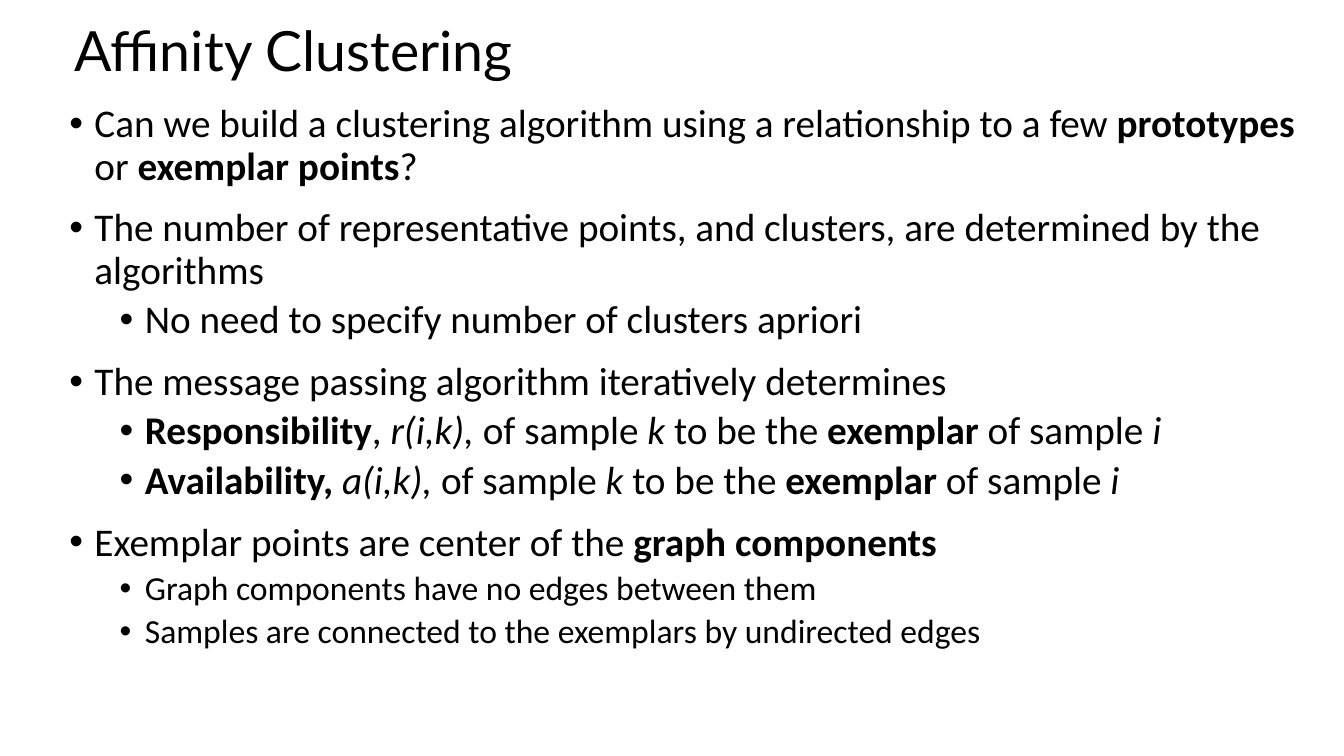
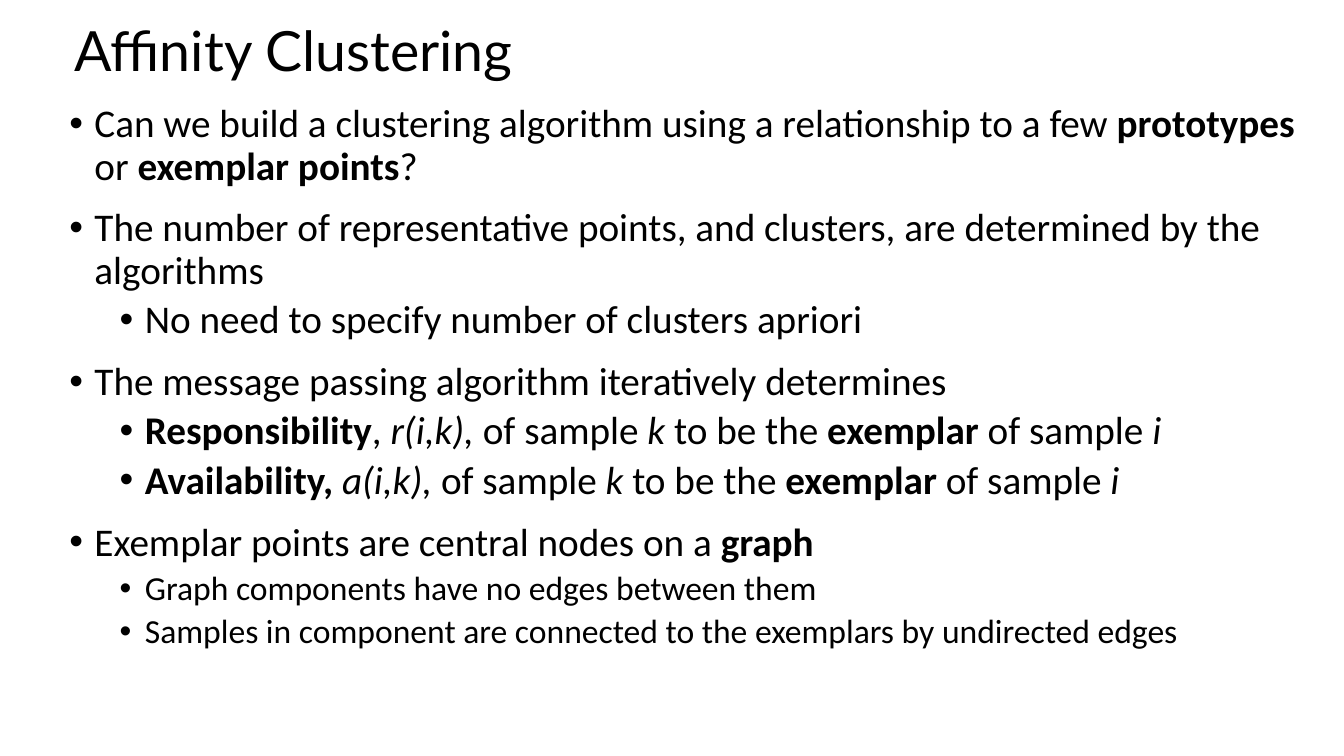
Before and after one commit to StephenElston/CSCI-E-108, a slide deck: slide 45 of slides/6_IntroductionToClustering.pptx. Drawn at 1344x756 pixels with LibreOffice and Linux fonts; fonts in the diff are those of the drawing. Boxes give left, top, right and bottom in pixels: in the first picture for what was removed or moved away, otherwise in the second. Text is boxed around its words. In the diff, an @@ line names an element or a change of style, - is before the commit and + after.

```diff
--- a/slides/6_IntroductionToClustering.pptx
+++ b/slides/6_IntroductionToClustering.pptx
@@ text at <box>94,528,814,563</box>: text changed @@
-• Exemplar points are center of the graph components
+• Exemplar points are central nodes on a graph
@@ text at <box>145,619,1178,649</box>: text changed @@
-  • Samples are connected to the exemplars by undirected edges
+  • Samples in component are connected to the exemplars by undirected edges
```
Also in this commit, not shown: 3 other slides changed.
